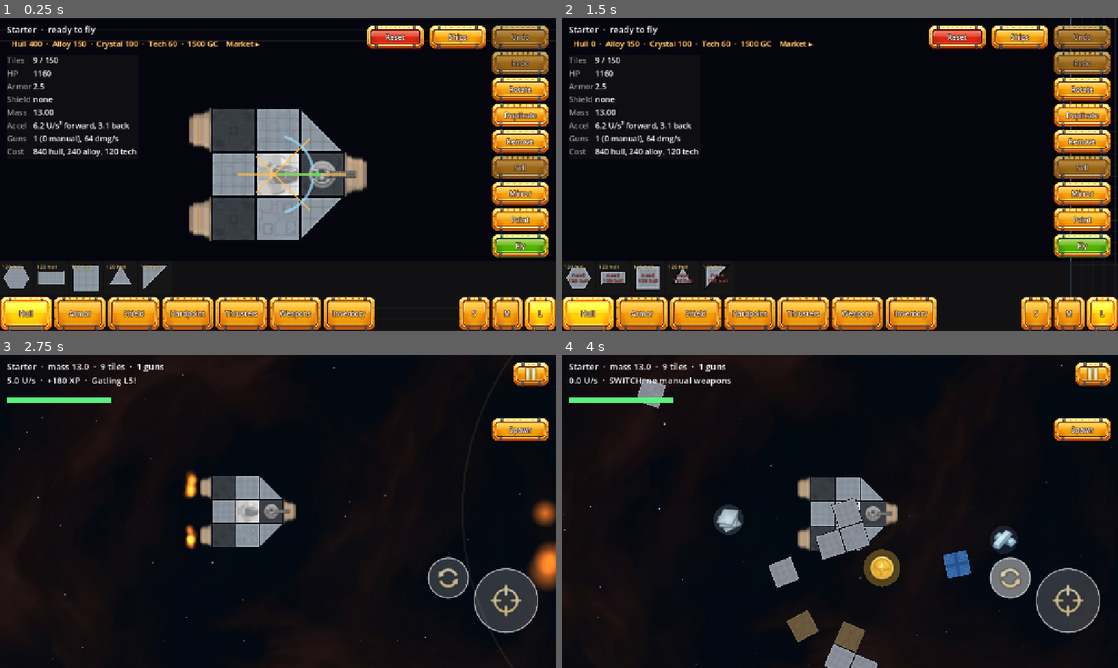
Above: before the commit, frames 1-4 (two rows, left to right).
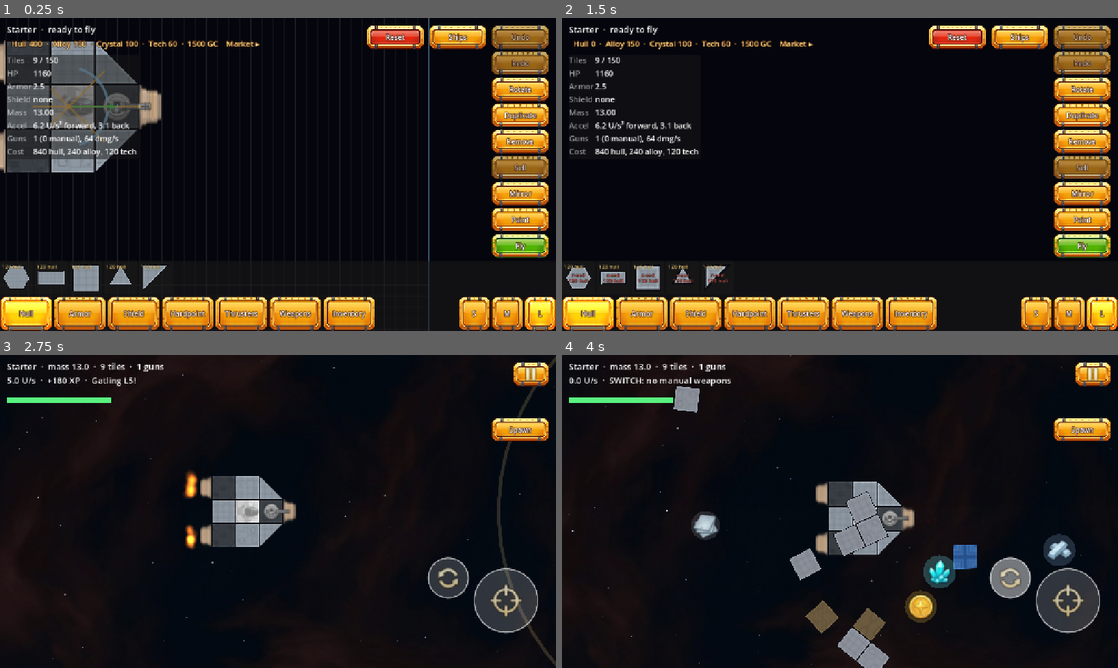
Above: after the commit, the same moments.

Repository: HermanRas/MobileSpaceShooter
Game: Godot game, scene res://dev_preview/drive_stocked.tscn
The game is run twice, just before and just after one commit, with the same random seed, the same clock (stepped at 60 frames per second) and the same inputs. This scene is started directly instead of the project's main scene.
Inputs (mouse positions are in pixels of both pictures, inside the frame that each line leads up to):
- Up to frame 1 (0.25 s): no input
- Up to frame 2 (1.5 s): tap Enter at 0.5 s; drag from (578, 277) to (895, 105) at 0.52 s; drag from (612, 277) to (812, 237) at 1.27 s
- Up to frame 3 (2.75 s): move the mouse to (111, 511) at 2.02 s; hold D (move_right) from 2.03 s (still down); hold = (zoom_in) from 2.03 s (still down); click (111, 511) at 2.17 s
- Up to frame 4 (4 s): release D (move_right) at 2.75 s; release = (zoom_in) at 2.75 s; drag from (1067, 599) to (673, 464) at 2.77 s; drag from (1012, 577) to (867, 511) at 3.52 s

The runs differ from the first frame. In frame 1, 18% of the frame differs, in the area x 0-78%, y 0-100%; in frame 2, less than 0.1%; in frame 3, 1.4%; in frame 4, 9.5%.

Commit message:
Hangar: frame the ship clear of the stats; the tile info wraps (owner)
Co-Authored-By: Claude Opus 5.5 <noreply@anthropic.com>

Diff:
--- a/game/dev_preview/drive_stocked.gd
+++ b/game/dev_preview/drive_stocked.gd
@@ -104,6 +104,29 @@
 	_hangar._select(-1)
 	await _frames(1)
 	_check(not _hangar._stats._part.visible, "and deselecting clears it")
+	# The stats are display only: a tile under them still takes a tap (owner, 2026-10-31).
+	var box: Rect2 = _hangar._stats.get_global_rect()
+	var at := _screen_of_u(Vector2.ZERO)
+	_hangar._camera.pan_by(box.get_center() - at)
+	await _frames(2)
+	var under: int = _hangar._tile_at(box.get_center())
+	_check(under >= 0, "a tile sits under the stats box")
+	await _tap(0, box.get_center())
+	_check(_hangar._selected == under, "and a tap there selects it (selected %d, wanted %d)" % [_hangar._selected, under])
+	var line_at: Vector2 = _hangar._stats._part.get_global_rect().get_center()
+	var next: int = _hangar._tile_at(line_at)
+	for pressed in [true, false]:  # a mouse click on the tile line itself, as on the desktop
+		var click := InputEventMouseButton.new()
+		click.button_index = MOUSE_BUTTON_LEFT
+		click.position = line_at
+		click.global_position = line_at
+		click.pressed = pressed
+		Input.parse_input_event(click)
+		await _frames(2)
+	_check(next < 0 or _hangar._selected == next, "a click through the tile's own line selects what's under it (selected %d, wanted %d)" % [_hangar._selected, next])
+	_hangar._camera.pan_by(at - box.get_center())
+	_hangar._select(-1)
+	await _frames(2)
 
 
 func _step_a_part_dropped_on_sell_is_sold() -> void:
--- a/game/src/ui/hangar/hangar.gd
+++ b/game/src/ui/hangar/hangar.gd
@@ -21,6 +21,9 @@
 const GHOST_LIFT_PX := 90.0
 const SNAP_REACH_U := 1.0
 const TAP_SLOP_PX := 14.0
+## The view's zoom on a ship that fits, and the gap kept round it when it's framed.
+const DEFAULT_ZOOM := 1.6
+const FRAME_MARGIN_PX := 24.0
 const VARIANT_SPREAD_U := 0.75
 ## How long the debug Reset stays armed for its confirming second tap, in seconds.
 const RESET_ARM_S := 3.0
@@ -113,12 +116,13 @@
 	_view.area_u = placement.area_u
 	_world.add_child(_view)
 	_camera = HangarCamera.new()
-	_camera.zoom = Vector2(1.6, 1.6)
+	_camera.zoom = Vector2(DEFAULT_ZOOM, DEFAULT_ZOOM)
 	_world.add_child(_camera)
 
 	_build_ui()
 	_on_changed()
 	_seed_samples.call_deferred()
+	frame_ship.call_deferred()
 
 
 ## Puts the game's sample ships in the library (new or changed ones only), with thumbnails from
@@ -145,6 +149,36 @@
 func load_blueprint(bp: Blueprint) -> void:
 	editor.load_blueprint(bp)
 	_select(-1)
+	frame_ship()
+
+
+## Centres the ship in the open space between the stats on the left, the tools on the right and
+## the palette below, zoomed out if it wouldn't fit there (owner, 2026-10-31: tiles hidden under
+## the stats couldn't be seen to be picked).
+func frame_ship() -> void:
+	var view := get_viewport().get_visible_rect().size
+	var open := Rect2(Vector2.ZERO, view)
+	if _stats != null and _stats.visible:
+		open = open.grow_side(SIDE_LEFT, -_stats.get_global_rect().end.x)
+	if _undo_button != null:
+		open.end.x = minf(open.end.x, _undo_button.get_global_rect().position.x)
+	if _palette != null and _palette.visible:
+		open.end.y = minf(open.end.y, _palette.get_global_rect().position.y)
+	open = open.grow(-FRAME_MARGIN_PX)
+	if open.size.x < view.x * 0.25 or open.size.y < view.y * 0.25:
+		open = Rect2(Vector2.ZERO, view)  # too tight to bother: the middle of the screen
+	var bounds := Rect2()
+	var first := true
+	for tile in editor.blueprint.tiles:
+		for p in placement.tile_polygon(tile):
+			bounds = Rect2(p * PX, Vector2.ZERO) if first else bounds.expand(p * PX)
+			first = false
+	var fit := minf(open.size.x / maxf(bounds.size.x, 1.0), open.size.y / maxf(bounds.size.y, 1.0))
+	var z := clampf(minf(fit, DEFAULT_ZOOM), HangarCamera.MIN_ZOOM, HangarCamera.MAX_ZOOM)
+	_camera.zoom = Vector2(z, z)
+	# The camera's centre sits at the screen's middle; shift it so the ship's middle sits at the
+	# open space's.
+	_camera.position = bounds.get_center() - (open.get_center() - view * 0.5) / z
 
 
 ## Saves the ship being edited to the library, with a fresh thumbnail.
--- a/game/src/ui/hangar/stats_panel.gd
+++ b/game/src/ui/hangar/stats_panel.gd
@@ -12,6 +12,9 @@
 const WARN := Color(1.0, 0.75, 0.3)
 const DIM := Color(1, 1, 1, 0.55)
 const MAX_PROBLEMS := 3
+
+## The selected part's lines wrap at this width, so the box doesn't spread over the ship.
+const PART_WIDTH := 420.0
 
 var _rows := {}  # key -> [value Label, delta Label]
 var _problems := VBoxContainer.new()
@@ -39,6 +42,8 @@
 		_rows[entry[0]] = [value, delta]
 	_part.add_theme_color_override(&"font_color", Color(0.6, 0.85, 1.0))
 	_part.add_theme_font_size_override(&"font_size", 18)
+	_part.autowrap_mode = TextServer.AUTOWRAP_WORD_SMART  # as wide as the stats, not wider
+	_part.custom_minimum_size.x = PART_WIDTH
 	_part.visible = false
 	column.add_child(_part)
 	_problems.mouse_filter = Control.MOUSE_FILTER_IGNORE
Not shown, changed: Docs/PLAN.md
